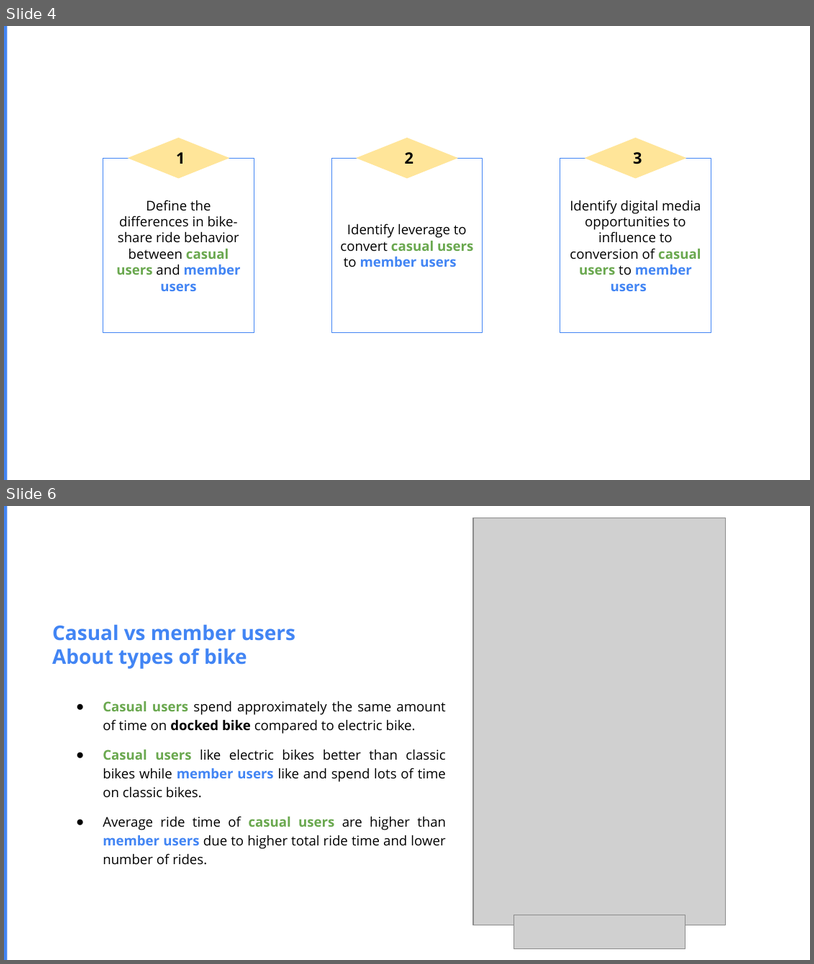
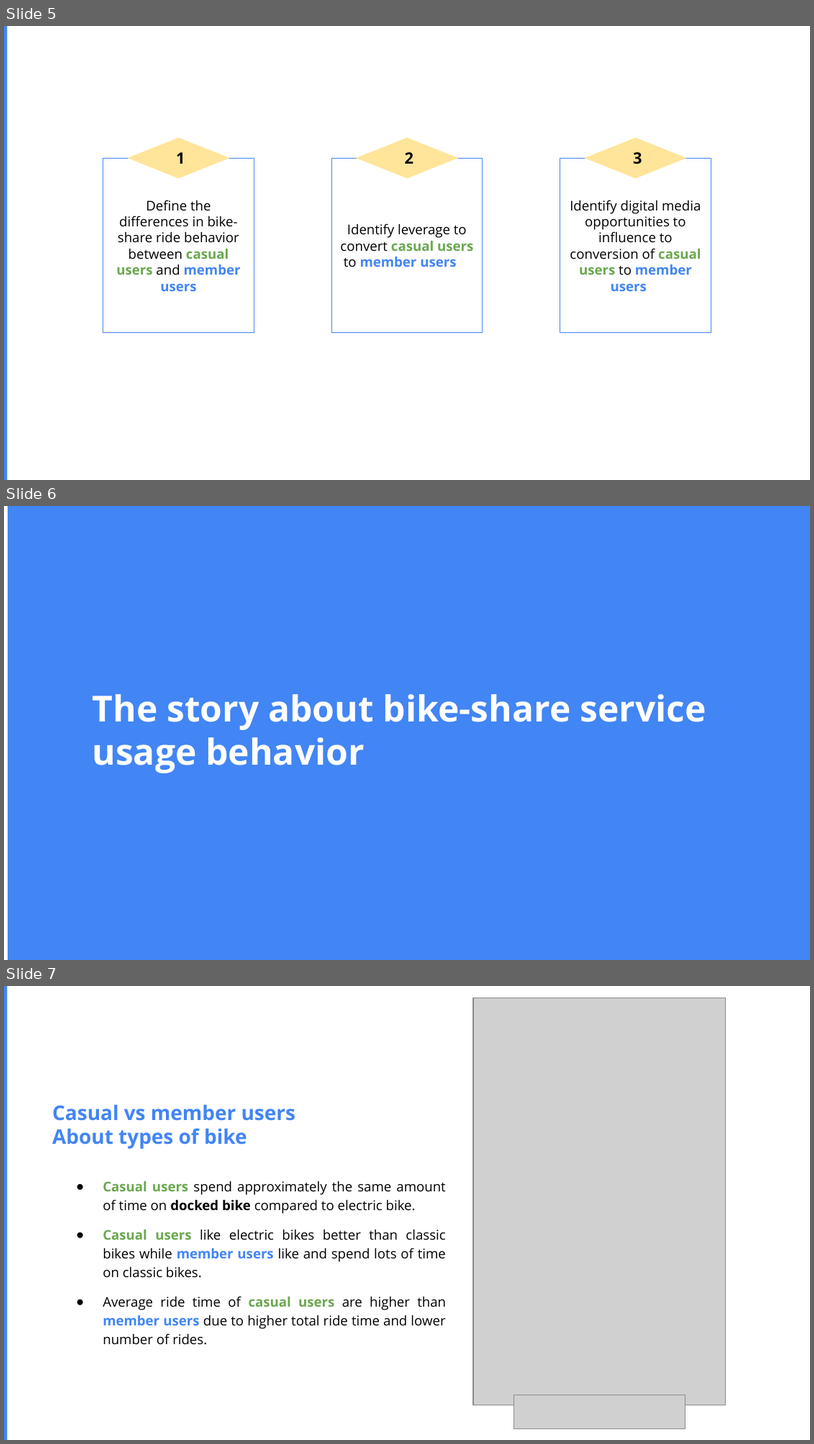
Before and after one commit to huyvuintech/gda-capstone-projects, a slide deck: Challenge1_GDACapstone_CyclistBikeshare_202209.pptx. Shown one above the other, each under a label of ours: slides 4 and 6 before the commit, slides 5, 6 and 7 after it; the slides between them are not shown. The pictures are 814x964 and 814x1444 pixels, drawn with LibreOffice and Linux fonts; fonts in the diff are those of the drawing; grey boxes stand for pictures. Boxes give left, top, right and bottom in pixels: in the first picture for what was removed or moved away, otherwise in the second. Text is boxed around its words. In the diff, an @@ line names an element or a change of style, - is before the commit and + after.

```diff
--- a/Challenge1_GDACapstone_CyclistBikeshare_202209.pptx
+++ b/Challenge1_GDACapstone_CyclistBikeshare_202209.pptx
@@ slide 6 added at (4, 506, 810, 960), background #FFFFFF @@
@@ rectangle added at (8, 506, 810, 960), fill #4285F4 @@
@@ rectangle added at (11, 546, 810, 548), fill #999999 @@
@@ text added at (92, 694, 706, 773), 32 pt, text #FFFFFF, bold @@
+The story about bike-share service usage behavior
@@ what was slide 4 is now slide 5 @@
@@ what was slide 6 is now slide 7 @@
```
Also in this commit, not shown: 3 slides changed, 2 other slides added, 2 slides removed.
